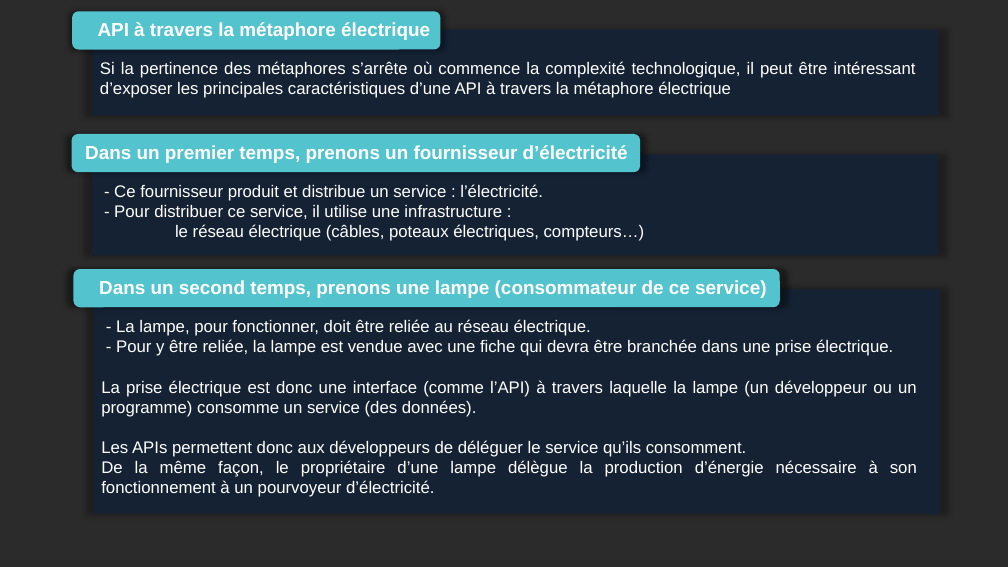
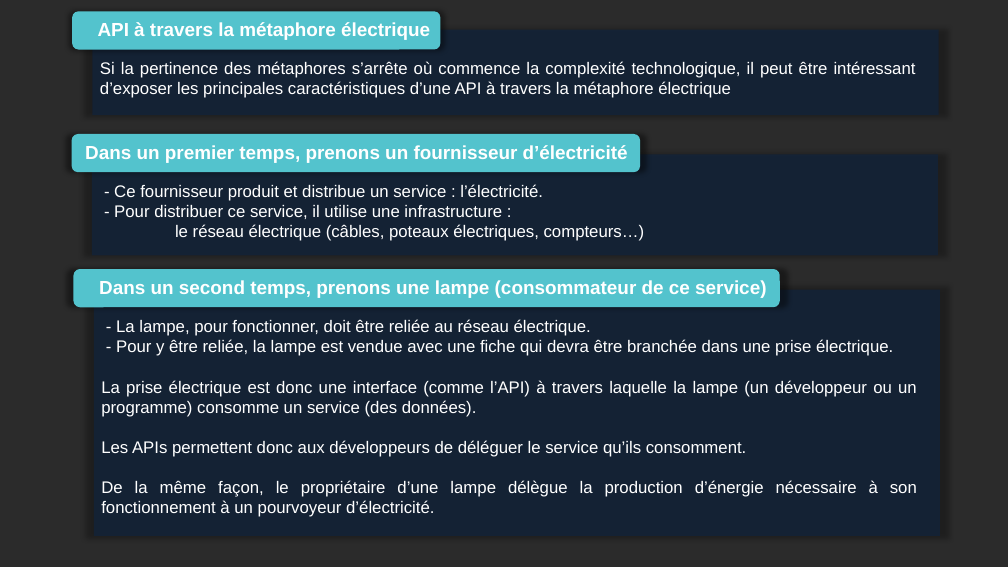
Before and after one commit to Mario-35/api-prestentation, a slide deck: slide 9 of prestentation.pptx. Drawn at 1008x567 pixels with LibreOffice and Linux fonts; fonts in the diff are those of the drawing; background and template pictures are left out; a plain dark background stands for a picture behind light text. Boxes give left, top, right and bottom in pixels: in the first picture for what was removed or moved away, otherwise in the second. Text is boxed around its words. In the diff, an @@ line names an element or a change of style, - is before the commit and + after.

```diff
--- a/prestentation.pptx
+++ b/prestentation.pptx
@@ rectangle: place and size @@
-rectangle at (94, 290, 940, 513)
+rectangle at (94, 290, 940, 536)
@@ text "- La lampe, pour fonctionner, ..." rewrapped from (101, 319, 917, 497) to (101, 319, 917, 517) @@
```
Also in this commit, not shown: 2 other slides changed.
